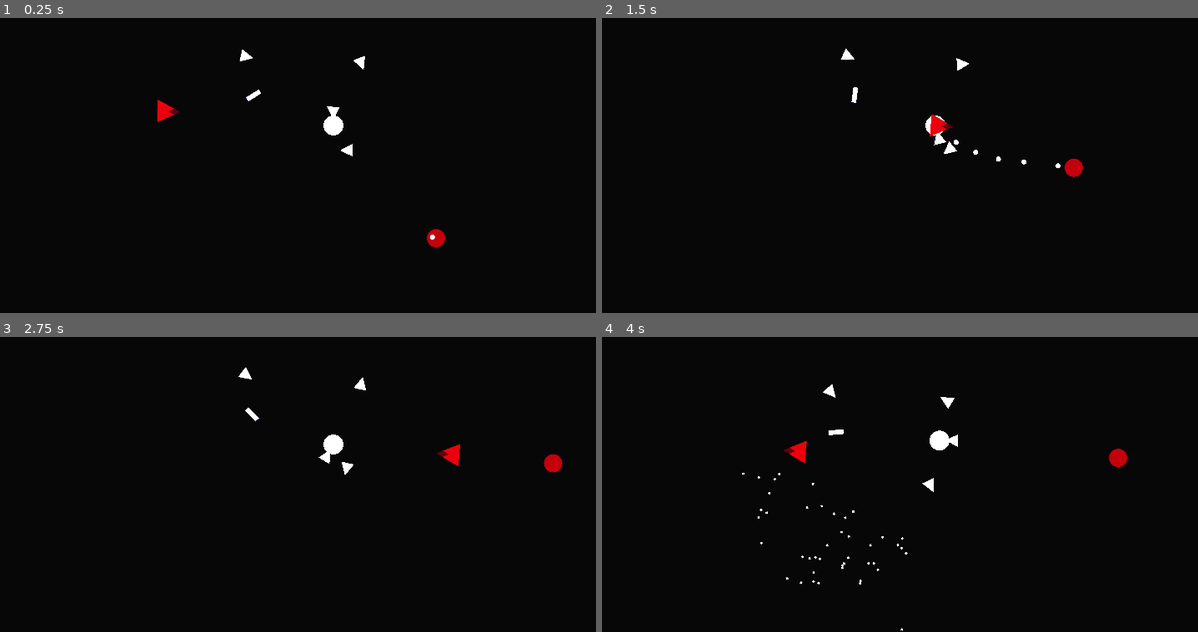
Above: before the commit, frames 1-4 (two rows, left to right).
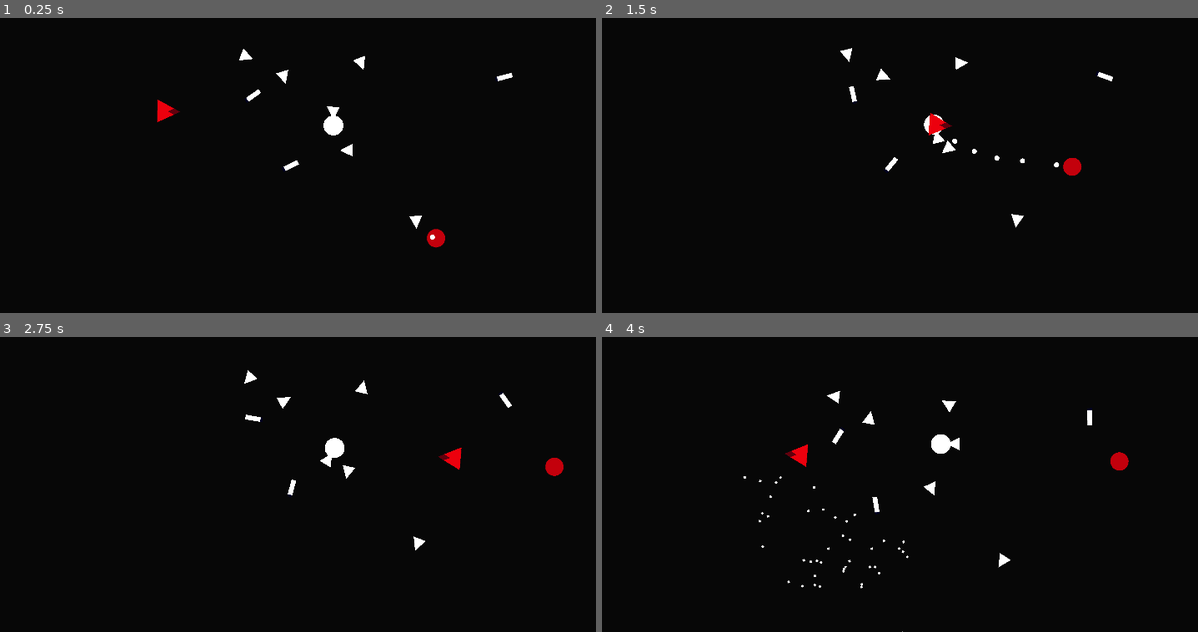
Above: after the commit, the same moments.

Repository: Leeway001Write/melonJam6
Game: Godot game, scene res://Levels/world.tscn
The game is run twice, just before and just after one commit, with the same random seed, the same clock (stepped at 60 frames per second) and the same inputs.
Inputs:
- Up to frame 1 (0.25 s): no input
- Up to frame 2 (1.5 s): hold D (right) 0.53-1.28 s; tap X (DestroyTest) at 0.6 s; hold A (left) from 1.28 s (still down); tap Space (fire) at 1.35 s
- Up to frame 3 (2.75 s): release A (left) at 2.03 s; hold D (right) from 2.03 s (still down); tap X (DestroyTest) at 2.1 s
- Up to frame 4 (4 s): release D (right) at 2.78 s; hold W (forward) 2.78-3.53 s; tap Space (fire) at 2.85 s; hold A (left) from 3.53 s (still down); tap X (DestroyTest) at 3.6 s

The runs differ from the first frame. In frame 1, 0.2% of the frame differs, in the area x 40-87%, y 10-72%; in frame 2, 0.5%; in frame 3, 0.7%; in frame 4, 1.1%, in the area x 23-89%, y 15-100%.

Commit message:
Got the audio layers and stuff working

Diff:
--- a/escape-from-greenland/Levels/world.tscn
+++ b/escape-from-greenland/Levels/world.tscn
@@ -29,12 +29,28 @@
 position = Vector2(732, -273)
 rotation = -0.108523
 
+[node name="Booster4" parent="Items" instance=ExtResource("2_kycxd")]
+position = Vector2(1047, 639)
+rotation = -0.108523
+
+[node name="Booster5" parent="Items" instance=ExtResource("2_kycxd")]
+position = Vector2(286, -194)
+rotation = -0.108523
+
 [node name="Booster3" parent="Items" instance=ExtResource("2_kycxd")]
 position = Vector2(74, -315)
 rotation = -1.39699
 
 [node name="Gun" parent="Items" instance=ExtResource("3_pa6j6")]
 position = Vector2(106, -89)
+rotation = 1.18919
+
+[node name="Gun2" parent="Items" instance=ExtResource("3_pa6j6")]
+position = Vector2(323, 314)
+rotation = 1.18919
+
+[node name="Gun3" parent="Items" instance=ExtResource("3_pa6j6")]
+position = Vector2(1552, -197)
 rotation = 1.18919
 
 [node name="Backgrounds" type="Node2D" parent="."]
--- a/escape-from-greenland/Prefabs/booster.tscn
+++ b/escape-from-greenland/Prefabs/booster.tscn
@@ -10,7 +10,7 @@
 [node name="Booster" type="CharacterBody2D"]
 script = ExtResource("1_6tacm")
 speed = 6.0
-health = 1
+health = 3
 
 [node name="MeshInstance2D" type="MeshInstance2D" parent="."]
 scale = Vector2(74.1493, 74.1493)
--- a/escape-from-greenland/Prefabs/gun.tscn
+++ b/escape-from-greenland/Prefabs/gun.tscn
@@ -10,7 +10,7 @@
 [node name="Gun" type="CharacterBody2D"]
 script = ExtResource("1_3se71")
 speed = 1750
-health = 1
+health = 3
 
 [node name="MeshInstance2D" type="MeshInstance2D" parent="."]
 scale = Vector2(27.2546, 99.7855)
--- a/escape-from-greenland/Prefabs/ship.tscn
+++ b/escape-from-greenland/Prefabs/ship.tscn
@@ -1,8 +1,16 @@
-[gd_scene load_steps=10 format=3 uid="uid://gjus2b6qt6k1"]
+[gd_scene load_steps=18 format=3 uid="uid://gjus2b6qt6k1"]
 
 [ext_resource type="PackedScene" uid="uid://6t48r1sfmkgl" path="res://Prefabs/booster.tscn" id="1_7nyfi"]
 [ext_resource type="Script" uid="uid://ravio3b5trcs" path="res://Scripts/ship.gd" id="1_ba1si"]
 [ext_resource type="Script" uid="uid://b60p6twlgbibh" path="res://Scripts/camera_2d.gd" id="3_ba1si"]
+[ext_resource type="AudioStream" uid="uid://d0214hppcsw8w" path="res://Sound/Music/1 hi hat.mp3" id="4_cm1ru"]
+[ext_resource type="AudioStream" uid="uid://dyivns6b2xw60" path="res://Sound/Music/2 kick and snare.mp3" id="5_o8k4e"]
+[ext_resource type="AudioStream" uid="uid://cp2rlqgnk04bl" path="res://Sound/Music/3 bass.mp3" id="6_dpy1d"]
+[ext_resource type="AudioStream" uid="uid://34k2llkjtil3" path="res://Sound/Music/4 arpeggiator.mp3" id="7_dgasq"]
+[ext_resource type="AudioStream" uid="uid://baghymreka5yb" path="res://Sound/Music/5 strings.mp3" id="8_okhf4"]
+[ext_resource type="AudioStream" uid="uid://bvh2jdgb3g0bl" path="res://Sound/Music/6 clarinet.mp3" id="9_c2nu4"]
+[ext_resource type="AudioStream" uid="uid://druvfo2gixgm6" path="res://Sound/Music/7 flute.mp3" id="10_uc7nm"]
+[ext_resource type="AudioStream" uid="uid://cjay4j2ocr6md" path="res://Sound/Music/8 brass.mp3" id="11_7cayt"]
 
 [sub_resource type="SphereMesh" id="SphereMesh_2wqeq"]
 
@@ -39,7 +47,7 @@
 "times": PackedFloat32Array(0, 0.0666667, 0.1, 0.133333),
 "transitions": PackedFloat32Array(1, 1, 1, 1),
 "update": 0,
-"values": [Vector2(0, 0), Vector2(45, 30), Vector2(-80, 62), Vector2(-30, -80)]
+"values": [Vector2(0, 0), Vector2(11.25, 7.5), Vector2(-20, 15.5), Vector2(-7.5, -20)]
 }
 
 [sub_resource type="AnimationLibrary" id="AnimationLibrary_cm1ru"]
@@ -90,4 +98,46 @@
 &"": SubResource("AnimationLibrary_cm1ru")
 }
 
+[node name="Audios" type="Node2D" parent="Camera2D"]
+
+[node name="Bass" type="AudioStreamPlayer2D" parent="Camera2D/Audios"]
+stream = ExtResource("6_dpy1d")
+autoplay = true
+parameters/looping = true
+
+[node name="Arpeggiator" type="AudioStreamPlayer2D" parent="Camera2D/Audios"]
+stream = ExtResource("7_dgasq")
+autoplay = true
+parameters/looping = true
+
+[node name="Clarinet" type="AudioStreamPlayer2D" parent="Camera2D/Audios"]
+stream = ExtResource("9_c2nu4")
+autoplay = true
+parameters/looping = true
+
+[node name="KickAndSnare" type="AudioStreamPlayer2D" parent="Camera2D/Audios"]
+stream = ExtResource("5_o8k4e")
+autoplay = true
+parameters/looping = true
+
+[node name="Strings" type="AudioStreamPlayer2D" parent="Camera2D/Audios"]
+stream = ExtResource("8_okhf4")
+autoplay = true
+parameters/looping = true
+
+[node name="HiHat" type="AudioStreamPlayer2D" parent="Camera2D/Audios"]
+stream = ExtResource("4_cm1ru")
+autoplay = true
+parameters/looping = true
+
+[node name="Flute" type="AudioStreamPlayer2D" parent="Camera2D/Audios"]
+stream = ExtResource("10_uc7nm")
+autoplay = true
+parameters/looping = true
+
+[node name="Brass" type="AudioStreamPlayer2D" parent="Camera2D/Audios"]
+stream = ExtResource("11_7cayt")
+autoplay = true
+parameters/looping = true
+
 [connection signal="area_entered" from="Area2D" to="." method="_on_area_2d_area_entered"]
--- a/escape-from-greenland/Scripts/component.gd
+++ b/escape-from-greenland/Scripts/component.gd
@@ -45,11 +45,11 @@
 func _hurt():
 	if invincible: return
 	health -= 1
+	get_tree().get_first_node_in_group('Cam').shake()
 	if health <= 0:
-		Engine.time_scale = .01
-		await get_tree().create_timer(.013).timeout
-		Engine.time_scale = 1
-		get_tree().get_first_node_in_group('Cam').shake()
+		#Engine.time_scale = .01
+		#await get_tree().create_timer(.013).timeout
+		#Engine.time_scale = 1
 		destroy()
 
 func invincibility():
--- a/escape-from-greenland/Scripts/ship.gd
+++ b/escape-from-greenland/Scripts/ship.gd
@@ -3,6 +3,7 @@
 @export var turn_speed:float = 12
 
 #var speed:float = 0
+var song_comp_total = 0
 
 func _physics_process(delta: float) -> void:
 	if Input.is_action_pressed('forward'):
@@ -17,6 +18,18 @@
 	rotate(deg_to_rad(turn_speed * turn_axis) * Engine.time_scale)
 	move_and_slide()
 
+func _process(delta: float) -> void:
+	song_comp_total = len($Components/Boosters.get_children()) + len($Components/Guns.get_children())
+
+	var audios = $Camera2D/Audios.get_children()
+	for i in range(len(audios)):
+		var audio:AudioStreamPlayer2D = audios[i]
+		if i + 1 > song_comp_total:
+			var tween = get_tree().create_tween()
+			tween.tween_property(audio, 'volume_db', -80, .2)
+		else:
+			var tween = get_tree().create_tween()
+			tween.tween_property(audio, 'volume_db', 0, .1)
 
 func _on_area_2d_area_entered(area: Area2D) -> void:
 	if area.is_in_group('Component'):
Not shown, added: escape-from-greenland/Art/archive/Ship 3.png.import
Not shown, added: escape-from-greenland/Art/archive/Ship 4.png.import
Not shown, added: escape-from-greenland/Art/archive/Ship 5.png.import
Not shown, added: escape-from-greenland/Art/archive/Untitled_Artwork.png.import
Not shown, added: escape-from-greenland/Art/components/battering-ram.png.import
Not shown, added: escape-from-greenland/Art/components/booster.png.import
Not shown, added: escape-from-greenland/Art/components/guns.png.import
Not shown, added: escape-from-greenland/Art/player/main-booster.png.import
Not shown, added: escape-from-greenland/Art/player/player-ship.png.import
Not shown, added: escape-from-greenland/Sound/Music/1 hi hat.mp3.import
Not shown, added: escape-from-greenland/Sound/Music/2 kick and snare.mp3.import
Not shown, added: escape-from-greenland/Sound/Music/3 bass.mp3.import
(and 5 more such lines)
